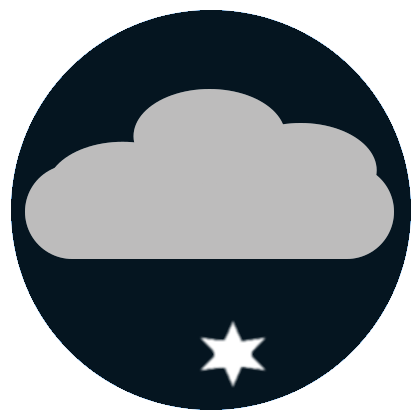
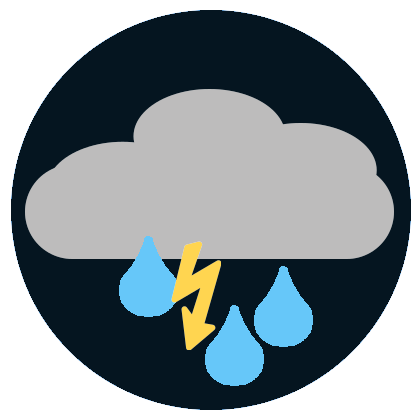
Comparing the layer stacks of the two (420, 420) images. Changes:
showed "Thunder" over 171, 241, 221, 350
hid "Snow3" over 199, 320, 267, 388
showed "Rain3", painted on it over 205, 305, 264, 386
showed "Rain2", painted on it over 254, 266, 313, 347
showed "Rain1", painted on it over 119, 236, 178, 317
